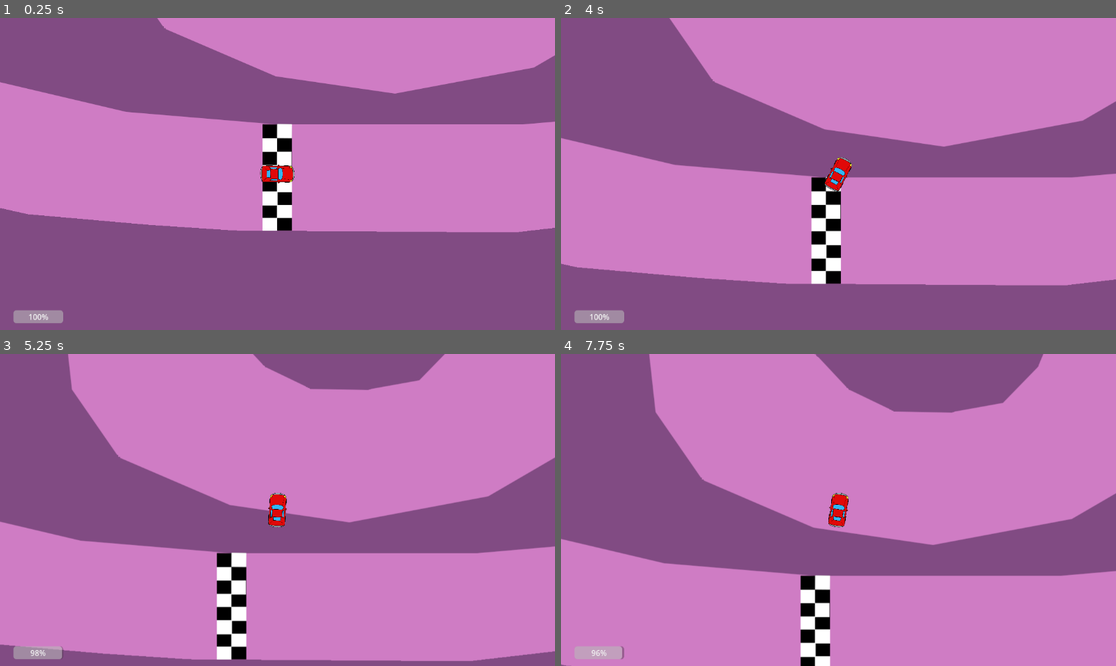
Above: before the commit, frames 1-4 (two rows, left to right).
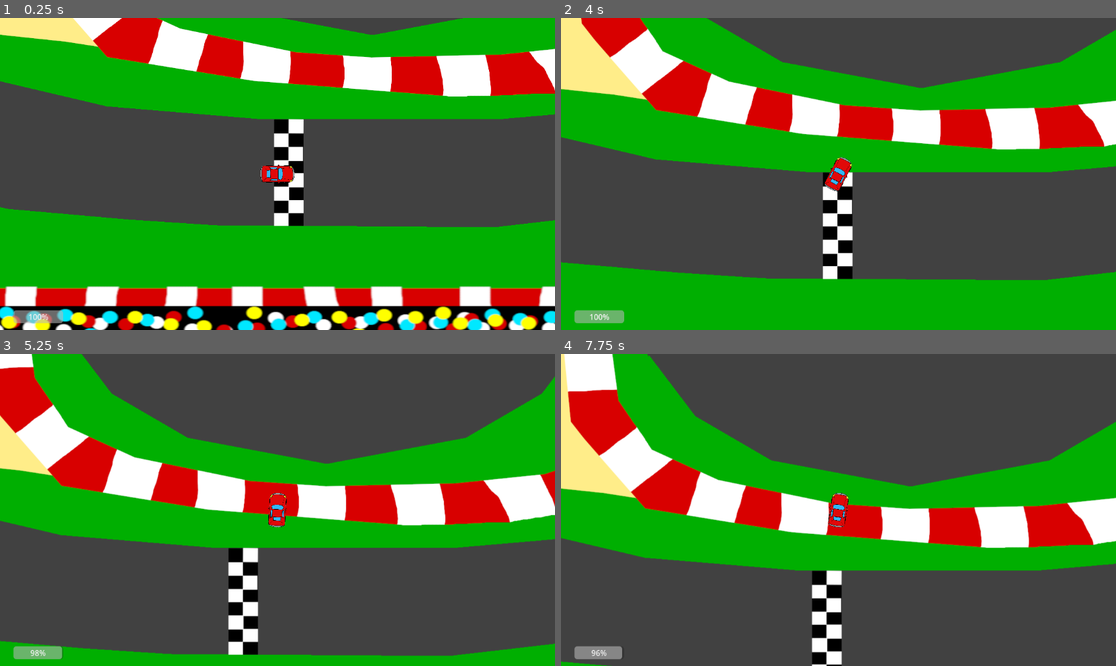
Above: after the commit, the same moments.

Repository: gnol-on-the-beat/Mario-kart-test
Game: Godot game, scene res://levesl/game level.tscn
The game is run twice, just before and just after one commit, with the same random seed, the same clock (stepped at 60 frames per second) and the same inputs.
Inputs:
- Up to frame 1 (0.25 s): no input
- Up to frame 2 (4 s): tap Enter at 0.5 s; hold D (turn_right) 0.53-1.28 s; hold Space (drift) 0.53-1.28 s; hold S (brake) 1.28-2.03 s; tap Shift (turbo) at 1.35, 2.85 s; hold D (turn_right) 2.03-2.78 s; hold Space (drift) 2.03-2.78 s; hold W (accelerate) 2.78-3.53 s; hold A (turn_left) from 3.53 s (still down); hold Space (drift) from 3.53 s (still down)
- Up to frame 3 (5.25 s): release Space (drift) at 4.28 s; tap Shift (turbo) at 4.35 s; release A (turn_left) at 5.03 s; hold S (brake) from 5.03 s (still down); hold Space (drift) from 5.03 s (still down)
- Up to frame 4 (7.75 s): release S (brake) at 5.78 s; release Space (drift) at 5.78 s; hold D (turn_right) 5.78-6.53 s; tap Shift (turbo) at 5.85, 7.35 s; hold W (accelerate) 6.53-7.28 s; hold Space (drift) 6.53-7.28 s; hold D (turn_right) from 7.28 s (still down)

The runs differ from the first frame. In frame 1, 99% of the frame differs, in the area x 0-100%, y 0-100%; in frame 2, 99%; in frame 3, 99%; in frame 4, 99%.

Commit message:
Updated level art

Diff:
--- a/bil test/levesl/game level.tscn
+++ b/bil test/levesl/game level.tscn
@@ -14,10 +14,10 @@
 
 [node name="TextureRect" type="TextureRect" parent="."]
 z_index = -5
-offset_left = -1377.0
-offset_top = -1420.0
-offset_right = 2463.0
-offset_bottom = 740.0
+offset_left = -2384.0
+offset_top = -2082.0
+offset_right = 3376.0
+offset_bottom = 1158.0
 texture = ExtResource("2_uo2na")
 flip_h = true
 metadata/_edit_lock_ = true
@@ -41,4 +41,8 @@
 value = 1.0
 script = ExtResource("3_gjory")
 
+[node name="Area2D" type="Area2D" parent="."]
+
+[node name="CollisionPolygon2D" type="CollisionPolygon2D" parent="Area2D"]
+
 [connection signal="fuel_changed" from="Car" to="CanvasLayer/TubroBar" method="_on_car_fuel_changed"]
Binary file changed: bil test/art/track.png
Not shown, added: bil test/export_presets.cfg
